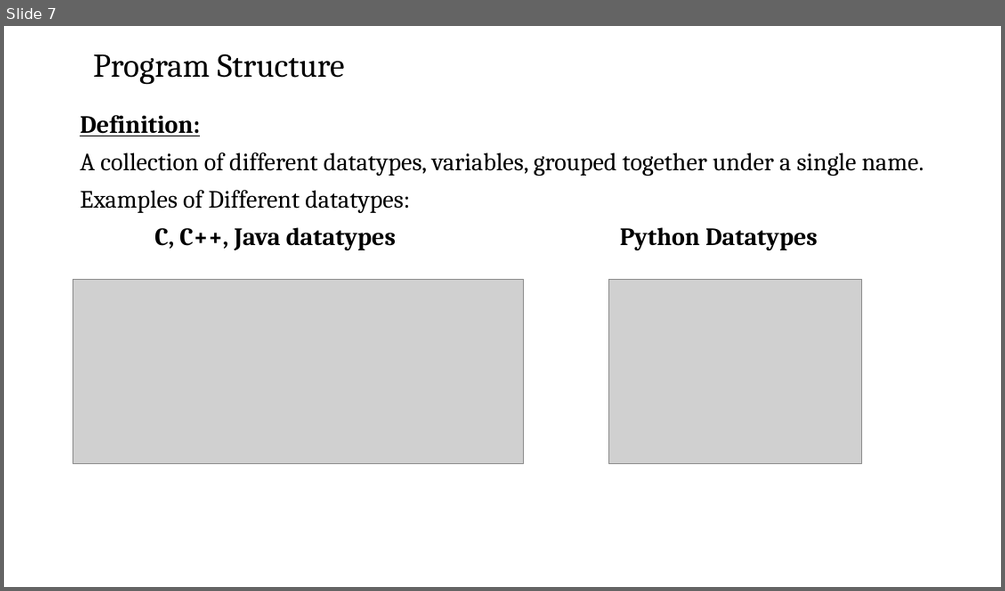
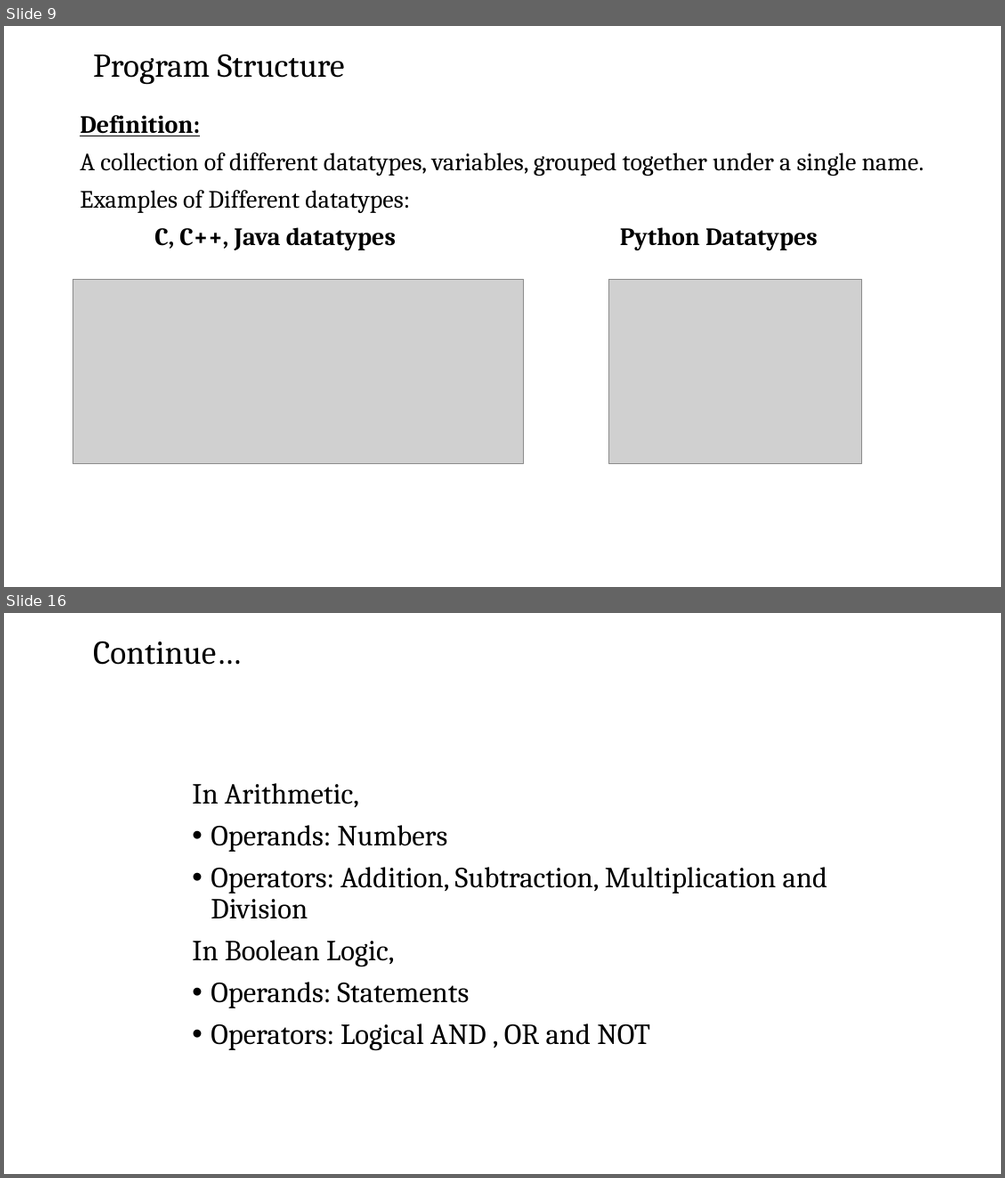
Before and after one commit to josiahkeaton/Training-Materials, a slide deck: Software Testing/Fundamentals of Computer & OS Concepts/Fundamentals of Computing session 6.pptx. Shown one above the other, each under a label of ours: slide 7 before the commit, slides 9 and 16 after it; the slides between them are not shown. The pictures are 1005x591 and 1005x1178 pixels, drawn with LibreOffice and Linux fonts; fonts in the diff are those of the drawing; grey boxes stand for pictures; background and template pictures are left out. Boxes give left, top, right and bottom in pixels: in the first picture for what was removed or moved away, otherwise in the second. Text is boxed around its words. In the diff, an @@ line names an element or a change of style, - is before the commit and + after.

```diff
--- a/Software Testing/Fundamentals of Computer & OS Concepts/Fundamentals of Computing session 6.pptx
+++ b/Software Testing/Fundamentals of Computer & OS Concepts/Fundamentals of Computing session 6.pptx
@@ slide 16 added at [4, 613, 1001, 1174], background picture (left out) @@
@@ title added at [93, 641, 241, 665], 32 pt, text #000000 @@
+Continue…
@@ text added at [192, 783, 828, 1050], 28 pt, text #000000 @@
+In Arithmetic,
+• Operands: Numbers
+• Operators: Addition, Subtraction, Multiplication and Division
+In Boolean Logic,
+• Operands: Statements
+• Operators: Logical AND , OR and NOT
@@ what was slide 7 is now slide 9 @@
```
Also in this commit, not shown: 3 slides changed, 17 other slides added, 1 slide removed.
